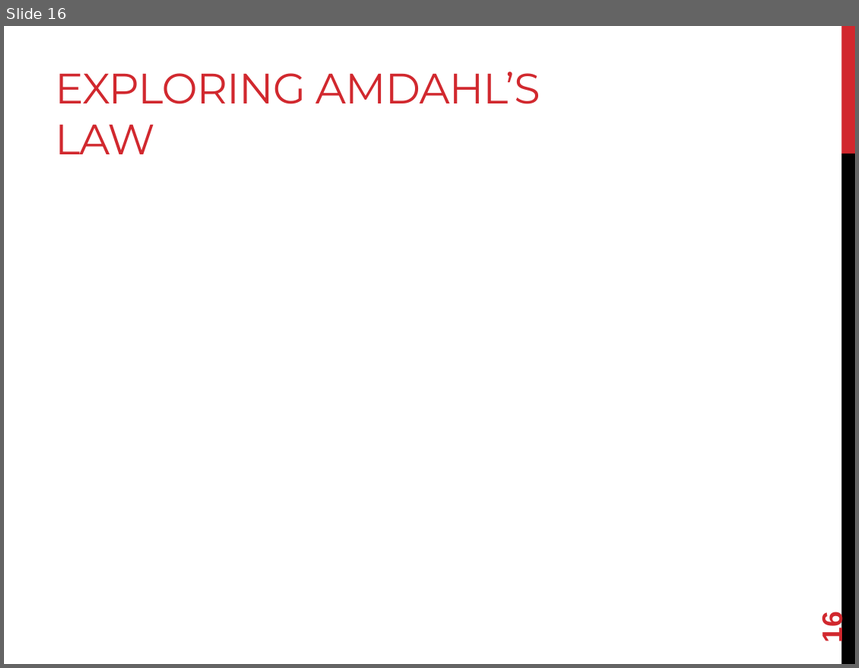
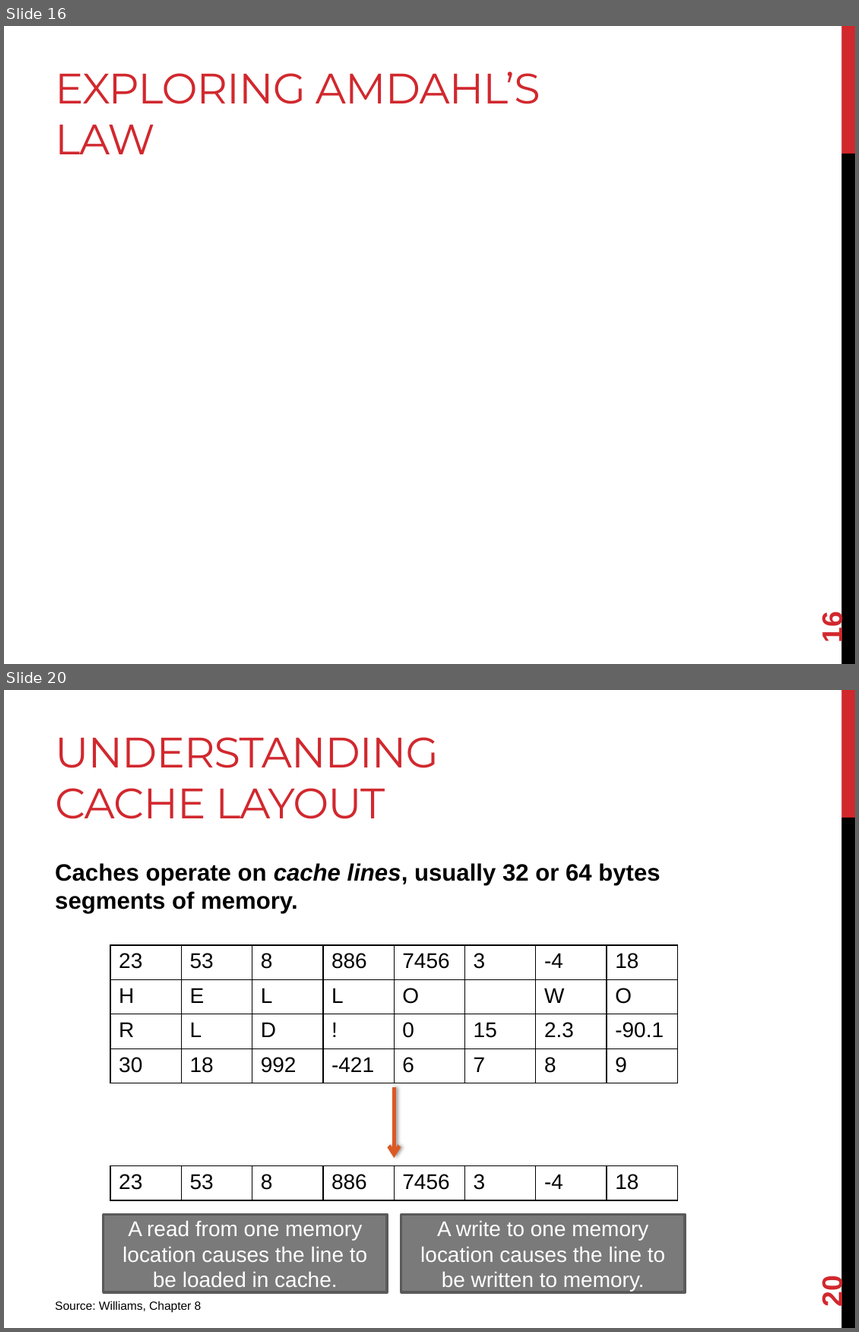
Before and after one commit to joshpeterson/DevelopingConcurrentSoftware, a slide deck: Lectures/Designing Concurrent Software/Designing Concurrent Software.pptx. Shown one above the other, each under a label of ours: slide 16 before the commit, slides 16 and 20 after it; the slides between them are not shown. The pictures are 859x668 and 859x1332 pixels, drawn with LibreOffice and Linux fonts; fonts in the diff are those of the drawing; grey boxes stand for pictures. Boxes give left, top, right and bottom in pixels: in the first picture for what was removed or moved away, otherwise in the second. Text is boxed around its words. In the diff, an @@ line names an element or a change of style, - is before the commit and + after.

```diff
--- a/Lectures/Designing Concurrent Software/Designing Concurrent Software.pptx
+++ b/Lectures/Designing Concurrent Software/Designing Concurrent Software.pptx
@@ slide 20 added at (4, 690, 855, 1328), background #FFFFFF; not listed: 2 template elements that a slide beside it also shows @@
@@ title added at (55, 737, 439, 819), 36 pt, text #D1282E @@
+UNDERSTANDING CACHE LAYOUT
@@ text added at (55, 863, 660, 914), 20 pt, text #000000, bold @@
+Caches operate on cache lines, usually 32 or 64 bytes segments of memory.
@@ table added at (110, 945, 676, 1083), 4 rows, 8 columns @@
+23 | 53 | 8 | 886 | 7456 | 3 | -4 | 18
+H | E | L | L | O |  | W | O
+R | L | D | ! | 0 | 15 | 2.3 | -90.1
+30 | 18 | 992 | -421 | 6 | 7 | 8 | 9
@@ arrow added from (394, 1087) to (394, 1158), #DC5924 3.25 pt @@
@@ table added at (110, 1166, 676, 1201), 1 rows, 8 columns @@
+23 | 53 | 8 | 886 | 7456 | 3 | -4 | 18
@@ rectangle added at (104, 1215, 387, 1293), fill #7A7A7A, outline #5A5A5A 2.25 pt, 18 pt, text #FFFFFF @@
+A read from one memory location causes the line to be loaded in cache.
@@ rectangle added at (401, 1215, 685, 1293), fill #7A7A7A, outline #5A5A5A 2.25 pt, 18 pt, text #FFFFFF @@
+A write to one memory location causes the line to be written to memory.
@@ page number added at (816, 1279, 848, 1306), 24 pt, text #D1282E, bold @@
+20
@@ text added at (55, 1301, 202, 1312), 10 pt, text #000000 @@
+Source: Williams, Chapter 8
```
Also in this commit, not shown: 2 slides changed, 4 other slides added.
